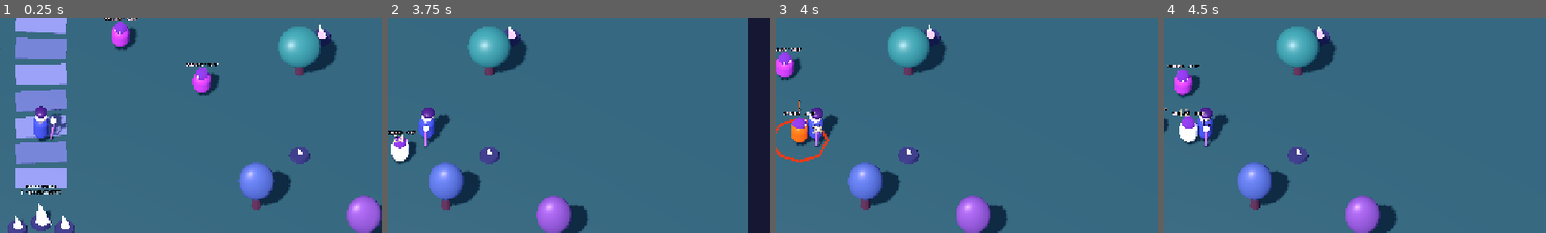
Above: before the commit, frames 1-4 (left to right).
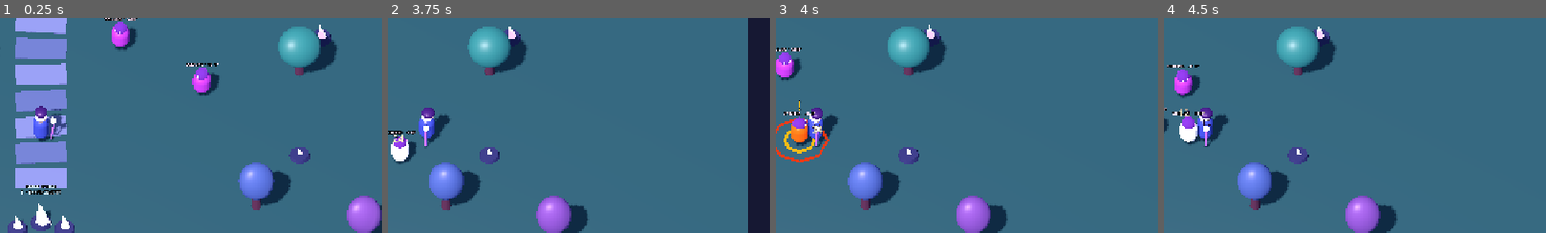
Above: after the commit, the same moments.

Repository: Mia29520050/project-M
Game: Godot game, scene res://scenes/main.tscn
The game is run twice, just before and just after one commit, with the same random seed, the same clock (stepped at 60 frames per second) and the same inputs. This scene is started directly instead of the project's main scene.
Inputs (mouse positions are % of the whole screen's width and height, from its top left):
- Up to frame 1 (0.25 s): no input
- Up to frame 2 (3.75 s): tap Enter at 0.5 s; move the mouse to (72, 45) at 0.52 s; press the mouse at (72, 45) at 0.53 s; hold D (move_right) 0.53-1.28 s; move the mouse to (30, 55) at 1.27 s; release the mouse at (30, 55) at 1.28 s; hold S (move_down) 1.28-2.03 s; click (30, 55) at 1.35 s; move the mouse to (60, 28) at 2.02 s; hold D (move_right) 2.03-2.78 s; hold Space (dodge) 2.03-2.78 s; click (60, 28) at 2.3 s; move the mouse to (45, 70) at 2.77 s; hold W (move_up) 2.78-3.53 s; tap E (interact) at 2.85 s; click (45, 70) at 3.05 s; move the mouse to (80, 65) at 3.52 s; hold A (move_left) from 3.53 s (still down); hold Q (moonbolt) from 3.53 s (still down)
- Up to frame 3 (4 s): keep holding A (move_left); keep holding Q (moonbolt); click (80, 65) at 3.8 s
- Up to frame 4 (4.5 s): keep holding A (move_left); move the mouse to (20, 35) at 4.27 s; release Q (moonbolt) at 4.28 s; click (20, 35) at 4.35 s
The pictures show only the part of the screen within x 45-95%, y 24-74%; the shares and areas given below are measured in that part.

Frames 1-2 are identical in both runs. In frame 3, 0.2% of the frame differs, in the area x 2-11%, y 38-64%; in frame 4, nothing differs.

Commit message:
Clarify enemy attack telegraph timing

Diff:
--- a/scripts/enemy.gd
+++ b/scripts/enemy.gd
@@ -27,6 +27,8 @@
 var _name_label: Label3D
 var _warning_label: Label3D
 var _warning_ring: MeshInstance3D
+var _countdown_ring: MeshInstance3D
+var _countdown_material: StandardMaterial3D
 var _time := 0.0
 
 func _ready() -> void:
@@ -127,6 +129,28 @@
 	_warning_ring.visible = false
 	add_child(_warning_ring)
 
+	# A separate inner ring shrinks toward the center as the attack approaches.
+	_countdown_ring = MeshInstance3D.new()
+	_countdown_ring.name = "AttackCountdownRing"
+	var countdown_mesh := TorusMesh.new()
+	countdown_mesh.inner_radius = 0.72
+	countdown_mesh.outer_radius = 0.88
+	countdown_mesh.rings = 8
+	countdown_mesh.ring_segments = 32
+	_countdown_ring.mesh = countdown_mesh
+	_countdown_material = StandardMaterial3D.new()
+	_countdown_material.albedo_color = Color(1.0, 0.72, 0.08, 0.95)
+	_countdown_material.transparency = BaseMaterial3D.TRANSPARENCY_ALPHA
+	_countdown_material.shading_mode = BaseMaterial3D.SHADING_MODE_UNSHADED
+	_countdown_material.emission_enabled = true
+	_countdown_material.emission = Color(1.0, 0.55, 0.03)
+	_countdown_material.emission_energy_multiplier = 1.6
+	_countdown_ring.material_override = _countdown_material
+	_countdown_ring.position.y = 0.09
+	_countdown_ring.cast_shadow = GeometryInstance3D.SHADOW_CASTING_SETTING_OFF
+	_countdown_ring.visible = false
+	add_child(_countdown_ring)
+
 func _physics_process(delta: float) -> void:
 	if _dead: return
 	if global_position.y < FALL_RESET_Y:
@@ -161,7 +185,20 @@
 		if is_instance_valid(_warning_ring):
 			_warning_ring.scale = Vector3.ONE
 		if is_instance_valid(_warning_label):
-			_warning_label.scale = Vector3.ONE * (0.85 + 0.45 * progress)
+			# The exclamation mark warms to red and pulses during the final part of the wind-up.
+			var urgency := Color(1.0, 0.72, 0.08).lerp(Color(1.0, 0.035, 0.02), progress)
+			var final_pulse := sin(_time * 30.0) * 0.10 if progress >= 0.70 else 0.0
+			_warning_label.modulate = urgency
+			_warning_label.scale = Vector3.ONE * (0.85 + 0.45 * progress + final_pulse)
+		if is_instance_valid(_countdown_ring):
+			# Outer ring shows reach; this inner ring shrinking toward the center shows time remaining.
+			var countdown_scale := maxf(0.12, 1.0 - progress * 0.88)
+			_countdown_ring.scale = Vector3(countdown_scale, 1.0, countdown_scale)
+			var countdown_color := Color(1.0, 0.72, 0.08).lerp(Color(1.0, 0.035, 0.02), progress)
+			countdown_color.a = 0.95
+			_countdown_material.albedo_color = countdown_color
+			_countdown_material.emission = countdown_color
+			_countdown_material.emission_energy_multiplier = 1.6 + progress * 1.4
 		velocity.x = move_toward(velocity.x, 0.0, 12.0 * delta)
 		velocity.z = move_toward(velocity.z, 0.0, 12.0 * delta)
 		if _windup_timer <= 0.0:
@@ -170,9 +207,13 @@
 			if is_instance_valid(_warning_ring):
 				_warning_ring.hide()
 				_warning_ring.scale = Vector3.ONE
+			if is_instance_valid(_countdown_ring):
+				_countdown_ring.hide()
+				_countdown_ring.scale = Vector3.ONE
 			if is_instance_valid(_warning_label):
 				_warning_label.hide()
 				_warning_label.scale = Vector3.ONE
+				_warning_label.modulate = Color(1.0, 0.30, 0.10)
 			# The attack misses if the player leaves melee range during the warning.
 			if distance <= ATTACK_RANGE and player_ref.has_method("take_damage"):
 				player_ref.call("take_damage", touch_damage)
@@ -190,8 +231,15 @@
 			if is_instance_valid(_warning_ring):
 				_warning_ring.show()
 				_warning_ring.scale = Vector3.ONE
+			if is_instance_valid(_countdown_ring):
+				_countdown_ring.show()
+				_countdown_ring.scale = Vector3.ONE
+				_countdown_material.albedo_color = Color(1.0, 0.72, 0.08, 0.95)
+				_countdown_material.emission = Color(1.0, 0.55, 0.03)
+				_countdown_material.emission_energy_multiplier = 1.6
 			if is_instance_valid(_warning_label):
 				_warning_label.show()
+				_warning_label.modulate = Color(1.0, 0.72, 0.08)
 				_warning_label.scale = Vector3.ONE * 0.85
 	if not is_on_floor():
 		velocity.y -= GRAVITY * delta
Not shown, changed: docs/ROADMAP.md
